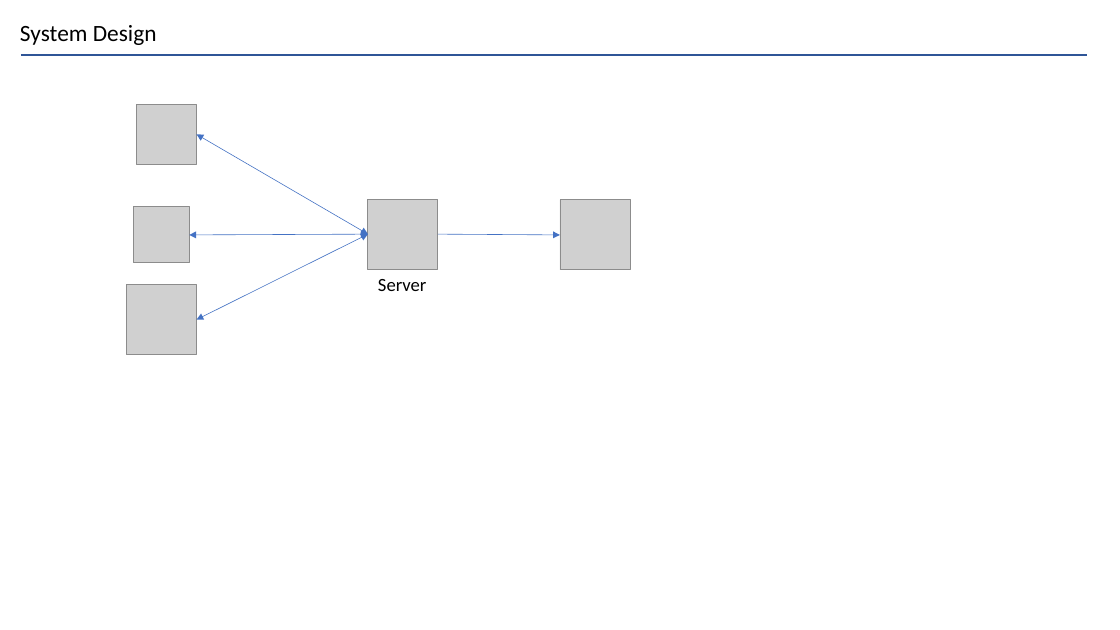
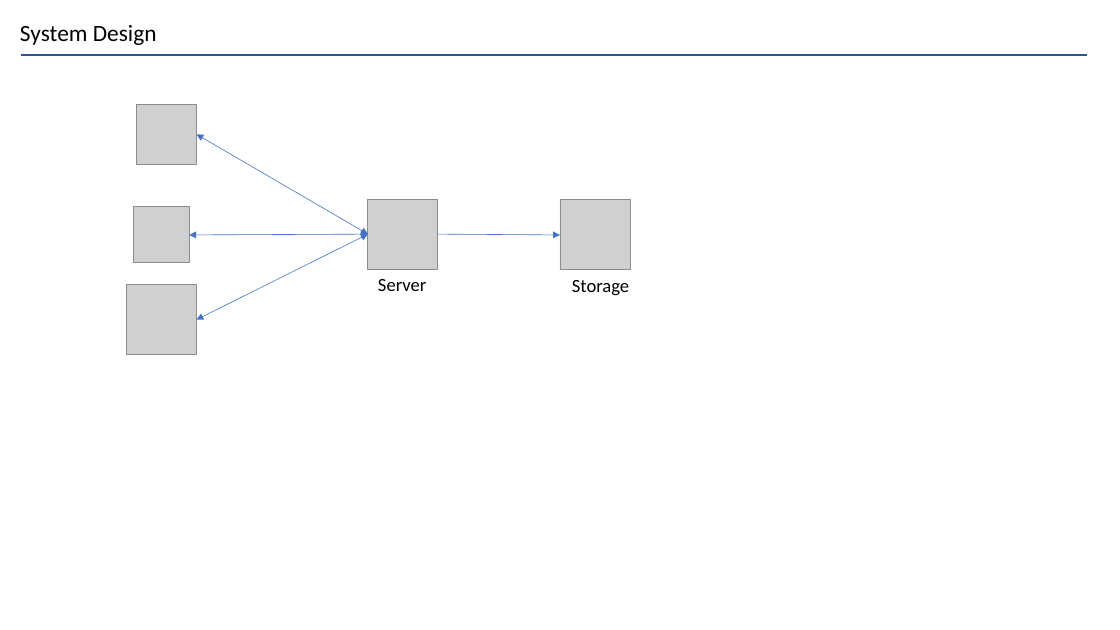
Before and after one commit to Joel-Hwang/leetcode, a slide deck: slide 3 of CloudStorage.pptx. Drawn at 1120x630 pixels with LibreOffice and Linux fonts; fonts in the diff are those of the drawing; grey boxes stand for pictures. Boxes give left, top, right and bottom in pixels: in the first picture for what was removed or moved away, otherwise in the second. Text is boxed around its words. In the diff, an @@ line names an element or a change of style, - is before the commit and + after.

```diff
--- a/CloudStorage.pptx
+++ b/CloudStorage.pptx
@@ text added at bbox=[572, 280, 629, 296], 16 pt, text #000000 @@
+Storage
```
Also in this commit, not shown: 1 other slide changed, 1 slide added.
